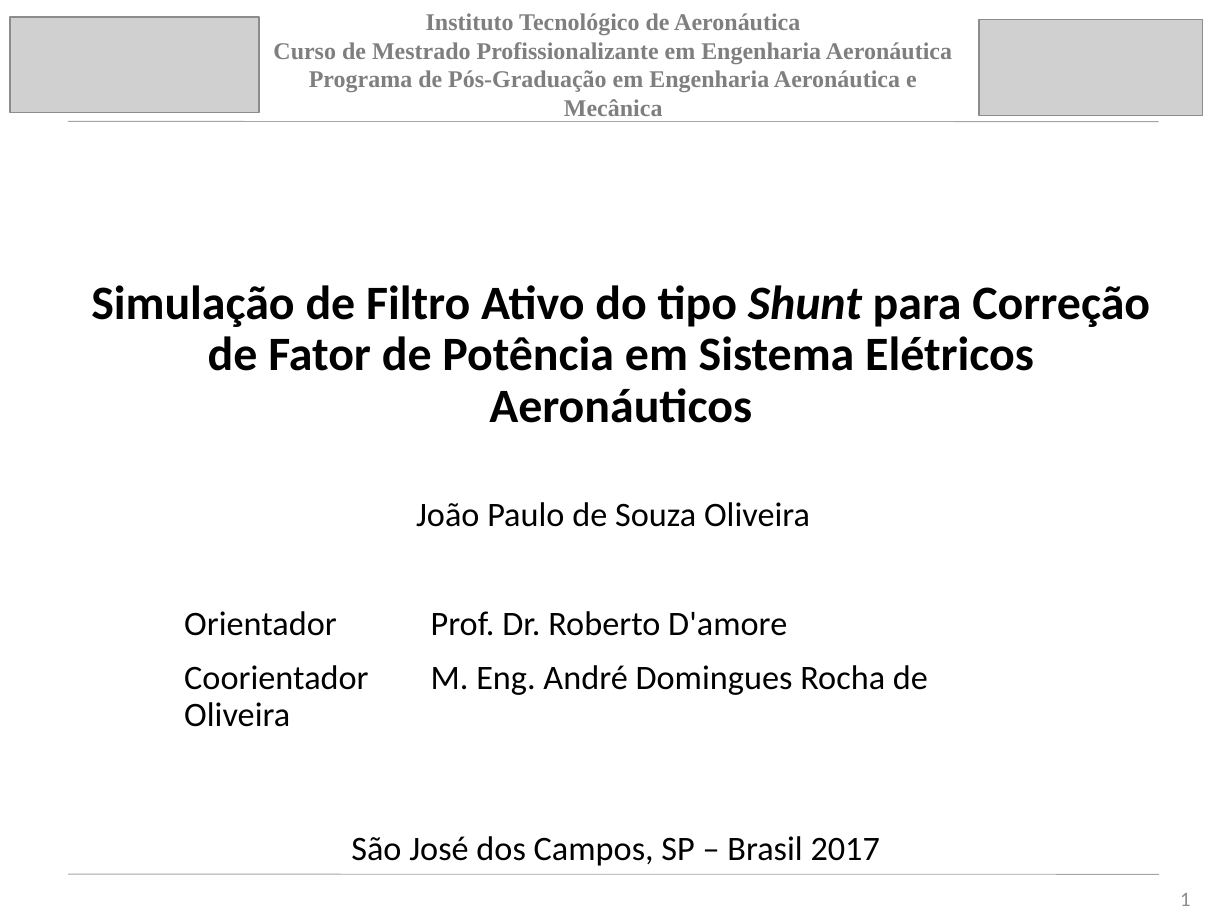
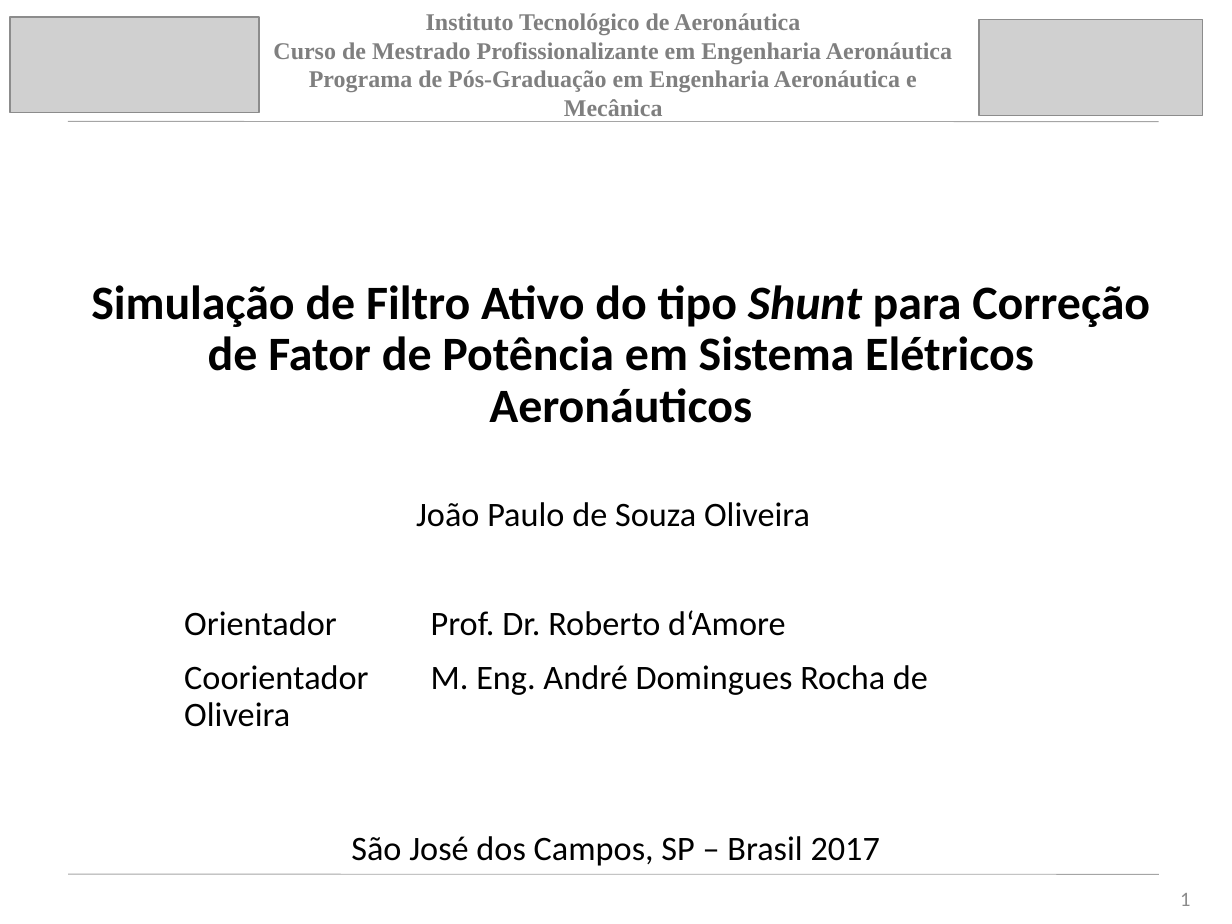
Before and after one commit to jpsoliv/MestradoJPSO, a slide deck: slide 1 of Apresentação/Apresentação_baixo_nivel.pptx. Drawn at 1232x924 pixels with LibreOffice and Linux fonts; fonts in the diff are those of the drawing; grey boxes stand for pictures. Boxes give left, top, right and bottom in pixels: in the first picture for what was removed or moved away, otherwise in the second. Text is boxed around its words. In the diff, an @@ line names an element or a change of style, - is before the commit and + after.

```diff
--- a/Apresentação/Apresentação_baixo_nivel.pptx
+++ b/Apresentação/Apresentação_baixo_nivel.pptx
@@ subtitle at (x1=184, y1=610, x2=785, y2=636): text changed @@
-Orientador Prof. Dr. Roberto D'amore
+Orientador Prof. Dr. Roberto d‘Amore
```
Also in this commit, not shown: 5 other slides changed, 3 slides added.
